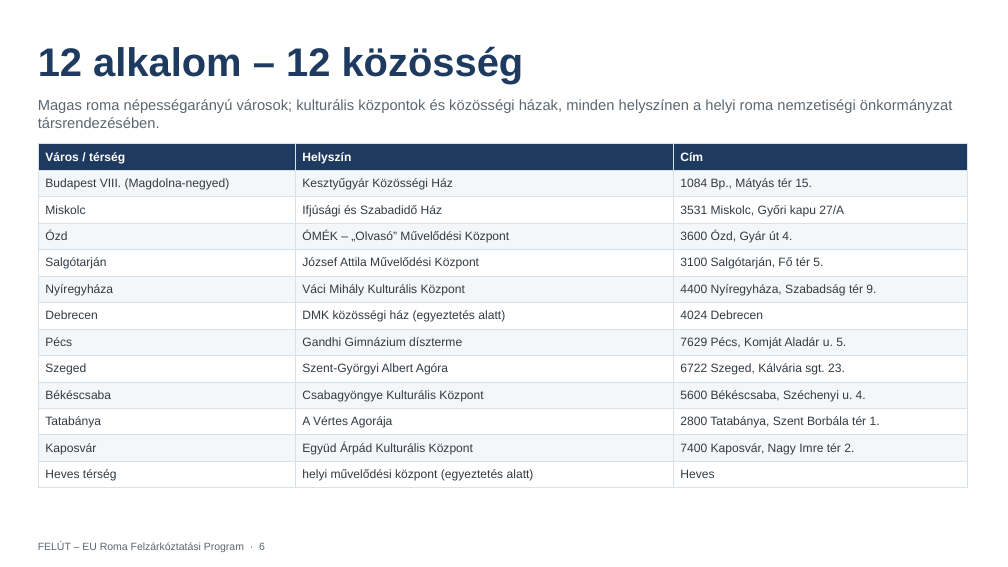
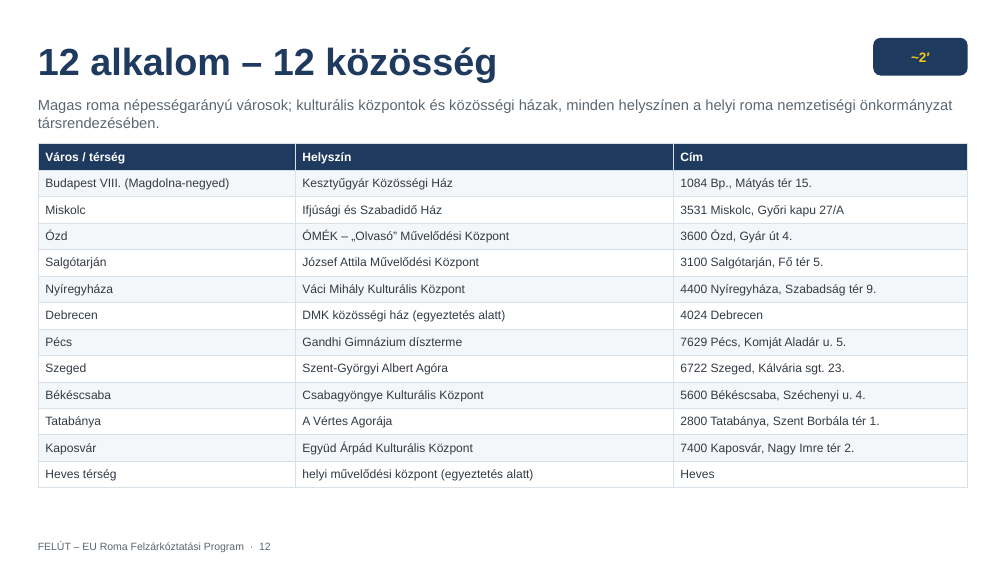
Before and after one commit to ferencszegedi-cmd/aurapro-website, a slide deck: slide 12 of eu-roma-program/prezentacio/FELUT_EU_Roma_Felzarkoztatasi_Program.pptx (slide 6 before the commit). Drawn at 1008x567 pixels with LibreOffice and Linux fonts; fonts in the diff are those of the drawing. Boxes give left, top, right and bottom in pixels: in the first picture for what was removed or moved away, otherwise in the second. Text is boxed around its words. In the diff, an @@ line names an element or a change of style, - is before the commit and + after.

```diff
--- a/eu-roma-program/prezentacio/FELUT_EU_Roma_Felzarkoztatasi_Program.pptx
+++ b/eu-roma-program/prezentacio/FELUT_EU_Roma_Felzarkoztatasi_Program.pptx
@@ text "12 alkalom – 12 közösség" at (38,47,497,82): size 38 to 36 pt @@
@@ rounded rectangle added at (873,38,968,76), fill #1E3A5F @@
@@ text added at (911,52,930,62), 13 pt, text #F5C518, bold @@
+~2′
@@ text at (38,542,271,552): text changed @@
-FELÚT – EU Roma Felzárkóztatási Program · 6
+FELÚT – EU Roma Felzárkóztatási Program · 12
```
Also in this commit, not shown: 9 other slides changed, 7 slides added, 1 other file.
